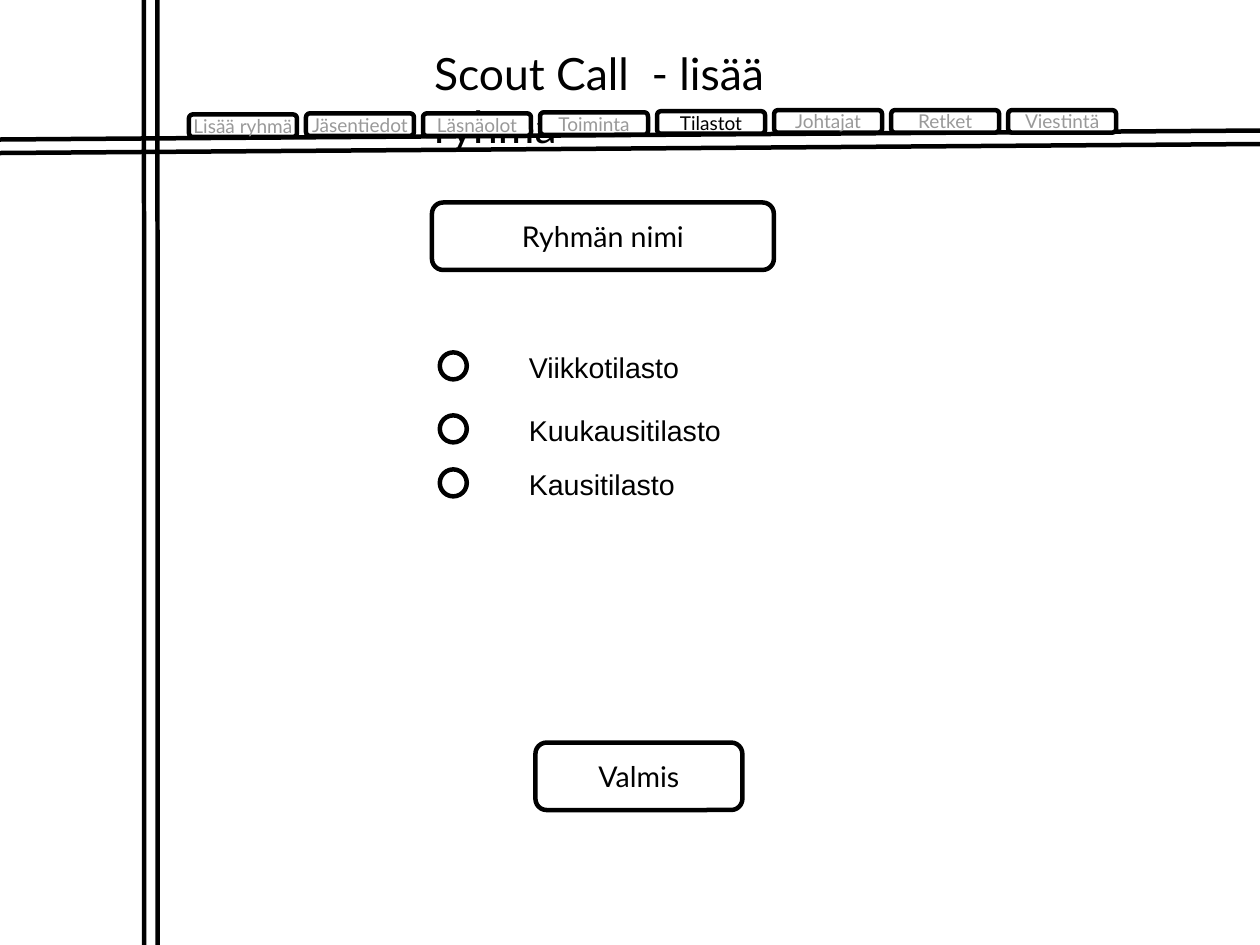
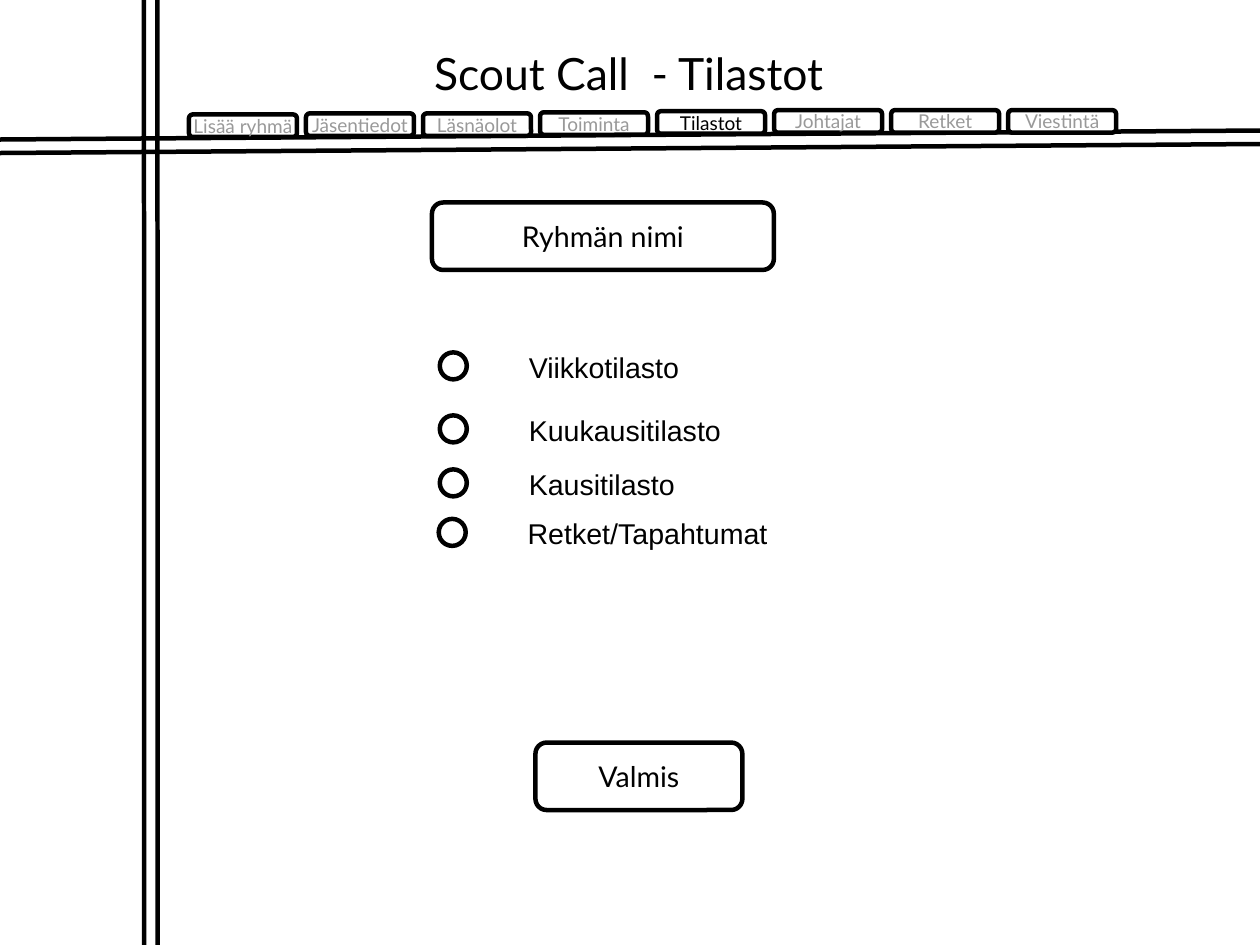
Before and after one commit to jraappan/ScoutCall, a slide deck: slide 7 of Docs/ScoutCallLayout_bw.odp (slide 6 before the commit). Drawn at 1260x945 pixels with LibreOffice and Linux fonts; fonts in the diff are those of the drawing. Boxes give left, top, right and bottom in pixels: in the first picture for what was removed or moved away, otherwise in the second. Text is boxed around its words. In the diff, an @@ line names an element or a change of style, - is before the commit and + after.

```diff
--- a/Docs/ScoutCallLayout_bw.odp
+++ b/Docs/ScoutCallLayout_bw.odp
@@ text at <box>434,57,823,91</box>: text changed @@
-Scout Call - lisää ryhmä
+Scout Call - Tilastot
@@ ellipse added at <box>439,519,466,547</box>, fill #FFFFFF, outline #000000 2.83 pt @@
@@ text added at <box>528,523,768,550</box>, 18 pt, text #000000 @@
+Retket/Tapahtumat
```
Also in this commit, not shown: 4 other slides changed, 2 slides added.
